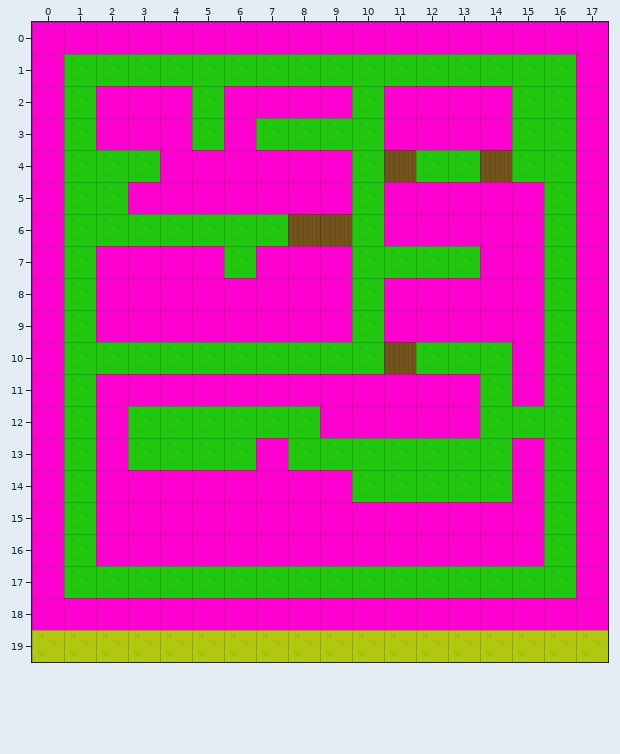
Tiled map -- levels/level1/level1.tmx. The first picture shows the starting point.
Cells are 64x64 px. Shown: x 0..17, y 0..19. Tiles whose own drawing changed are shown in their newer look in all pictures.
The result:
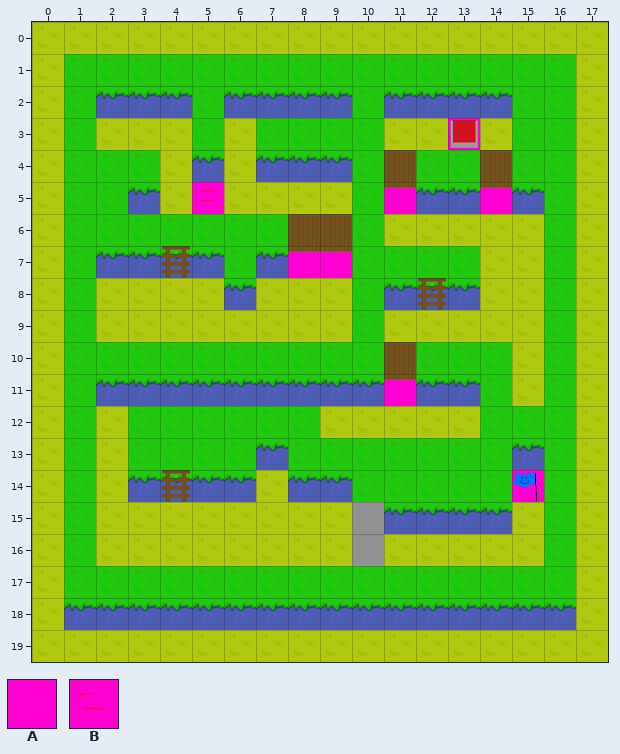
Key: from "spritesheet": A 8, B 12.
_ is an empty cell.
The edit:
Layer "back2":
Tile B now appears in row 5 at x 5.
Layer "front2" (now hidden):
The edit erases tile A in row 0 at x 0 to 17; in row 1 at x 0 and 17; in row 2 at x 0, 2 to 4, 6 to 9, 11 to 14 and 17; in row 3 at x 0, 2 to 4, 6, 11 to 14 and 17; in row 4 at x 0, 4 to 9 and 17; in row 5 at x 0, 3 to 9, 11 to 15 and 17.
The edit erases tile A in row 6 at x 0, 11 to 15 and 17; in row 7 at x 0, 2 to 5, 7 to 9, 14 to 15 and 17; in rows 8 to 9 at x 0, 2 to 9, 11 to 15 and 17; in row 10 at x 0, 15 and 17; in row 11 at x 0, 2 to 13, 15 and 17; in row 12 at x 0, 2, 9 to 13 and 17.
The edit erases tile A in row 13 at x 0, 2, 7, 15 and 17; in row 14 at x 0, 2 to 9, 15 and 17; in rows 15 to 16 at x 0, 2 to 15 and 17; in row 17 at x 0 and 17; in row 18 at x 0 to 17.
